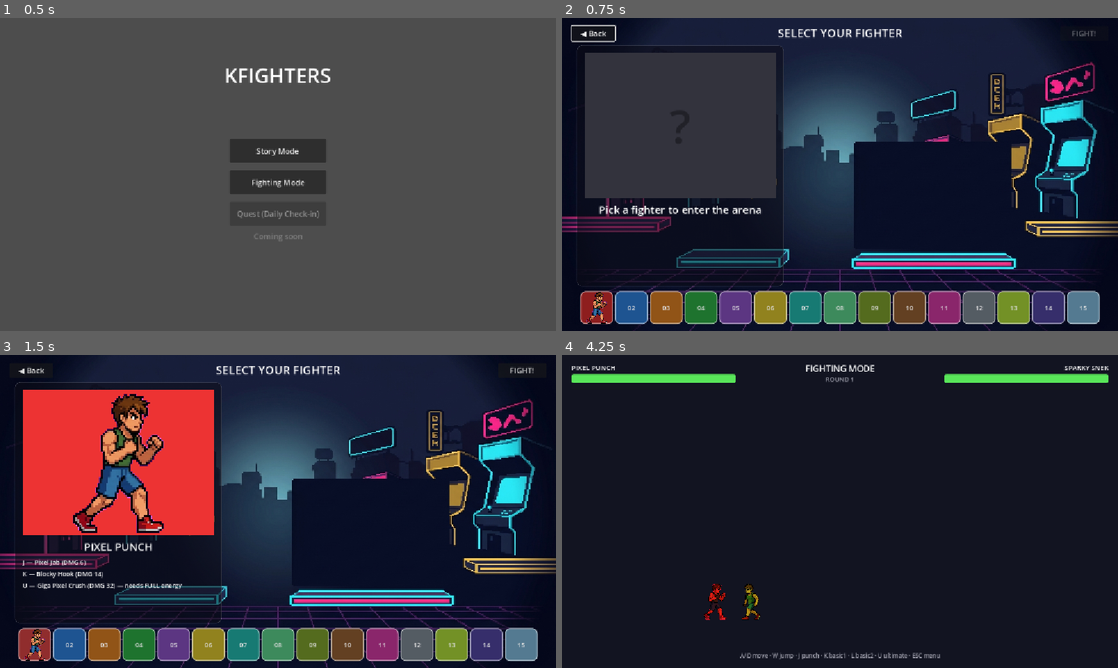
Above: before the commit, frames 1-4 (two rows, left to right).
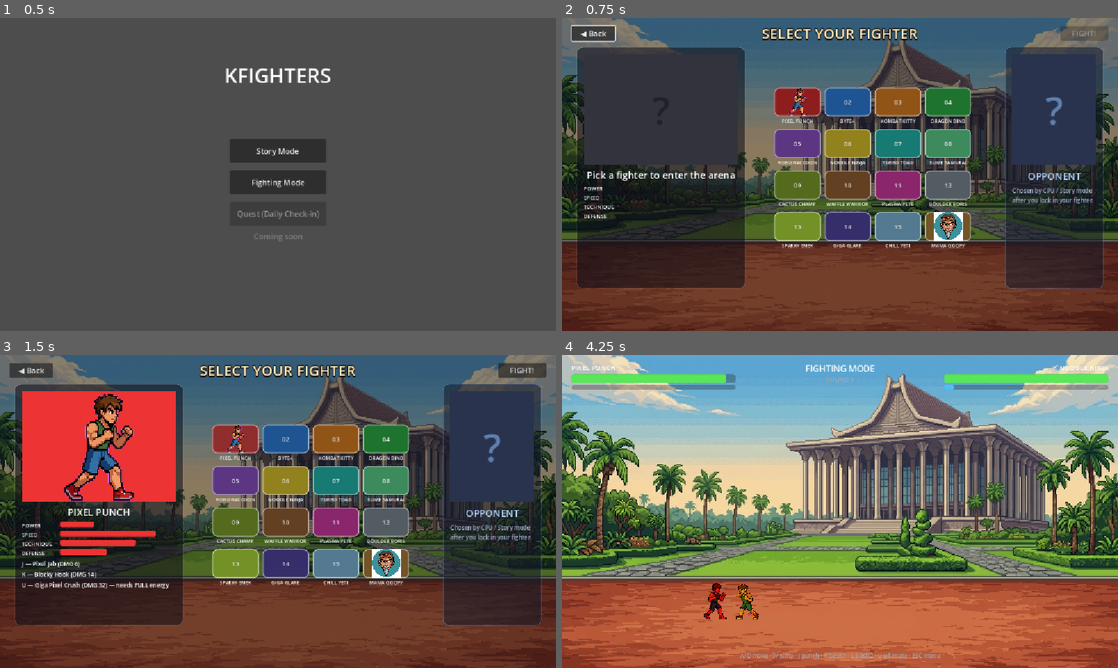
Above: after the commit, the same moments.

Repository: omnitrixdev/kfighters
Game: Godot game, scene res://screens/main_menu.tscn
Two runs of this game, one before a commit and one after it. Both use one fixed random seed, a clock stepped at 60 frames per second and the inputs below.
Inputs (mouse positions are in pixels of both pictures, inside the frame that each line leads up to; where the layout moved, square brackets give the same spot in the first picture):
- Up to frame 1 (0.5 s): no input
- Up to frame 2 (0.75 s): click "Fighting Mode" at 0.5 s
- Up to frame 3 (1.5 s): click (233, 439) [33, 646] at 1.25 s
- Up to frame 4 (4.25 s): click "FIGHT!" at 2 s; tap Enter at 2.75 s; move the mouse to (962, 495) at 2.77 s; hold D (right) 2.78-3.5 s; tap L (heavy) at 2.85 s; click (962, 495) at 2.92 s; tap Space at 3.02 s; drag from (728, 527) to (717, 602) at 3.52 s

Frame 1 is identical in both runs. In frame 2, 82% of the frame differs, in the area x 0-100%, y 0-100%; in frame 3, 87%; in frame 4, 97%.

Commit message:
feat: more assets are added

Diff:
--- a/data/roster.gd
+++ b/data/roster.gd
@@ -49,7 +49,75 @@
 			cd.portrait = load("res://assets/fighter/idle/idle_0.png")
 		_assign_moves(cd, i)
 		out.append(cd)
+	out.append(mama_goopy())
 	return out
+
+
+## Real Starter Cast entry: Indonesian parody fighter, full art (see
+## docs/user-prompts/mama-goopy.md for the prompt pack this art came from).
+static func mama_goopy() -> CharacterData:
+	var cd := CharacterData.new()
+	cd.id = "mama_goopy"
+	cd.display_name = "Mama Goopy"
+	cd.accent_color = Color(0.75, 0.55, 0.25)
+	cd.max_health = 105
+	cd.walk_speed = 190.0
+	cd.jump_force = 540.0
+	cd.weight = 1.15
+	cd.passive = CharacterData.Passive.IRON_SKIN
+	cd.portrait = load("res://char-images/mama-goopy/goopy-char-avatar.jpeg")
+	cd.sprite_frames = _build_goopy_sprite_frames()
+	cd.sprite_scale = Vector2(0.11, 0.11)
+	cd.sprite_offset = Vector2(0, -8)
+	cd.basic_1 = _move("Cane Sweep", MoveData.Kind.BASIC, 9, 7, 4, 11,
+		Vector2(160, -35), 13, 9, 0)
+	cd.basic_2 = _move("Double Cane Strike", MoveData.Kind.BASIC, 17, 12, 4, 17,
+		Vector2(260, -80), 21, 14, 0)
+	cd.ultimate = _move("Petrus Fury", MoveData.Kind.ULTIMATE, 34, 22, 6, 28,
+		Vector2(440, -170), 44, 0, 100)
+	return cd
+
+
+## Slices the 4x2 walk sheet into an 8-frame animation and builds the rest of
+## the SpriteFrames from single-pose art (see char-images/mama-goopy/).
+static func _build_goopy_sprite_frames() -> SpriteFrames:
+	var sf := SpriteFrames.new()
+	sf.remove_animation(&"default")
+
+	var idle_tex: Texture2D = load("res://char-images/mama-goopy/ready-stances.jpeg")
+	var punch_tex: Texture2D = load("res://char-images/mama-goopy/strike-with-wooden-stick.jpeg")
+	var ultimate_tex: Texture2D = load("res://char-images/mama-goopy/taunt.jpeg")
+	var walk_sheet: Texture2D = load("res://char-images/mama-goopy/8-walking-goopy.jpeg")
+
+	sf.add_animation(&"idle")
+	sf.set_animation_loop(&"idle", true)
+	sf.set_animation_speed(&"idle", 4.0)
+	sf.add_frame(&"idle", idle_tex)
+
+	sf.add_animation(&"walk")
+	sf.set_animation_loop(&"walk", true)
+	sf.set_animation_speed(&"walk", 10.0)
+	var cols := 4
+	var rows := 2
+	var cell := walk_sheet.get_size() / Vector2(cols, rows)
+	for row in rows:
+		for col in cols:
+			var atlas := AtlasTexture.new()
+			atlas.atlas = walk_sheet
+			atlas.region = Rect2(Vector2(col, row) * cell, cell)
+			sf.add_frame(&"walk", atlas)
+
+	sf.add_animation(&"punch")
+	sf.set_animation_loop(&"punch", false)
+	sf.set_animation_speed(&"punch", 12.0)
+	sf.add_frame(&"punch", punch_tex)
+
+	sf.add_animation(&"ultimate")
+	sf.set_animation_loop(&"ultimate", false)
+	sf.set_animation_speed(&"ultimate", 8.0)
+	sf.add_frame(&"ultimate", ultimate_tex)
+
+	return sf
 
 
 ## The 3 Starter Cast fighters (see CONTEXT.md), in FIGHTER_NAMES order.
--- a/fighter/fighter.gd
+++ b/fighter/fighter.gd
@@ -39,7 +39,13 @@
 func setup(data: CharacterData) -> void:
 	character_data = data
 	if character_data:
-		sprite.modulate = character_data.accent_color
+		sprite.scale = character_data.sprite_scale
+		sprite.offset = character_data.sprite_offset
+		if character_data.sprite_frames:
+			sprite.sprite_frames = character_data.sprite_frames
+			sprite.modulate = Color.WHITE
+		else:
+			sprite.modulate = character_data.accent_color
 
 
 func _ready() -> void:
--- a/resources/character_data.gd
+++ b/resources/character_data.gd
@@ -10,6 +10,8 @@
 @export var display_name: String
 @export var portrait: Texture2D
 @export var sprite_frames: SpriteFrames
+@export var sprite_scale: Vector2 = Vector2(0.17, 0.17)
+@export var sprite_offset: Vector2 = Vector2(0, -10)
 @export var accent_color: Color = Color.WHITE # placeholder while we have no art
 @export var passive: Passive = Passive.METER_RUSH
 
--- a/screens/arena.tscn
+++ b/screens/arena.tscn
@@ -2,6 +2,7 @@
 
 [ext_resource type="Script" path="res://screens/arena.gd" id="1_ar"]
 [ext_resource type="PackedScene" path="res://fighter/fighter.tscn" id="2_fg"]
+[ext_resource type="Texture2D" path="res://char-images/backgrounds/Gemini_Generated_Image_bclwkrbclwkrbclw.jpeg" id="3_bg"]
 
 [sub_resource type="RectangleShape2D" id="RectangleShape2D_floor"]
 size = Vector2(1400, 40)
@@ -26,13 +27,15 @@
 [node name="Background" type="CanvasLayer" parent="."]
 layer = -1
 
-[node name="Bg" type="ColorRect" parent="Background"]
+[node name="Bg" type="TextureRect" parent="Background"]
+texture = ExtResource("3_bg")
+expand_mode = 1
+stretch_mode = 6
 anchors_preset = 15
 anchor_right = 1.0
 anchor_bottom = 1.0
 grow_horizontal = 2
 grow_vertical = 2
-color = Color(0.07, 0.08, 0.13, 1)
 
 [node name="Floor" type="StaticBody2D" parent="."]
 position = Vector2(576, 560)
--- a/screens/character_select.gd
+++ b/screens/character_select.gd
@@ -1,6 +1,6 @@
 extends Control
 
-const CARD_SIZE := Vector2(68, 68)
+const CARD_SIZE := Vector2(96, 78)
 
 var _roster: Array[CharacterData] = []
 var _cards: Array[Button] = []
@@ -13,6 +13,10 @@
 @onready var _preview_bg: ColorRect = $Preview/Margin/Layout/PortraitBg
 @onready var _preview_portrait: TextureRect = $Preview/Margin/Layout/PortraitBg/Portrait
 @onready var _preview_initial: Label = $Preview/Margin/Layout/PortraitBg/Initial
+@onready var _power_bar: ProgressBar = $Preview/Margin/Layout/Stats/PowerRow/Bar
+@onready var _speed_bar: ProgressBar = $Preview/Margin/Layout/Stats/SpeedRow/Bar
+@onready var _technique_bar: ProgressBar = $Preview/Margin/Layout/Stats/TechniqueRow/Bar
+@onready var _defense_bar: ProgressBar = $Preview/Margin/Layout/Stats/DefenseRow/Bar
 @onready var _fight_button: Button = $FightButton
 @onready var _back_button: Button = $BackButton
 
@@ -31,9 +35,15 @@
 func _build_grid() -> void:
 	for i in _roster.size():
 		var data: CharacterData = _roster[i]
+		var cell := VBoxContainer.new()
+		cell.name = "Cell%02d" % (i + 1)
+		cell.custom_minimum_size = CARD_SIZE
+		cell.add_theme_constant_override("separation", 2)
+		cell.mouse_filter = Control.MOUSE_FILTER_IGNORE
+
 		var card := Button.new()
 		card.name = "Card%02d" % (i + 1)
-		card.custom_minimum_size = CARD_SIZE
+		card.custom_minimum_size = Vector2(CARD_SIZE.x, CARD_SIZE.y - 18)
 		card.tooltip_text = data.display_name
 		card.pressed.connect(_on_card.bind(i))
 		card.add_theme_stylebox_override("normal", _card_style(data.accent_color, false))
@@ -51,7 +61,16 @@
 		else:
 			card.text = "%02d" % (i + 1)
 			card.add_theme_font_size_override("font_size", 14)
-		_grid.add_child(card)
+		cell.add_child(card)
+
+		var label := Label.new()
+		label.text = data.display_name.to_upper()
+		label.horizontal_alignment = HORIZONTAL_ALIGNMENT_CENTER
+		label.clip_text = true
+		label.add_theme_font_size_override("font_size", 10)
+		cell.add_child(label)
+
+		_grid.add_child(cell)
 		_cards.append(card)
 
 
@@ -90,6 +109,16 @@
 		_preview_portrait.texture = data.portrait
 		_preview_initial.visible = data.portrait == null
 		_preview_initial.text = data.display_name.substr(0, 1).to_upper()
+
+		var fill := StyleBoxFlat.new()
+		fill.bg_color = data.accent_color
+		fill.set_corner_radius_all(3)
+		for bar in [_power_bar, _speed_bar, _technique_bar, _defense_bar]:
+			bar.add_theme_stylebox_override("fill", fill)
+		_power_bar.value = _stat_power(data)
+		_speed_bar.value = _stat_speed(data)
+		_technique_bar.value = _stat_technique(data)
+		_defense_bar.value = _stat_defense(data)
 	else:
 		_selected_label.text = "Pick a fighter to enter the arena"
 		_skills_label.text = ""
@@ -97,6 +126,27 @@
 		_preview_portrait.texture = null
 		_preview_initial.visible = true
 		_preview_initial.text = "?"
+		for bar in [_power_bar, _speed_bar, _technique_bar, _defense_bar]:
+			bar.value = 0.0
+
+
+## Stat bars are flavor readouts derived from combat data — there's no
+## dedicated "technique"/"defense" field on CharacterData.
+func _stat_power(data: CharacterData) -> float:
+	return clampf(remap(float(data.basic_2.damage), 8.0, 36.0, 10.0, 100.0), 10.0, 100.0)
+
+
+func _stat_speed(data: CharacterData) -> float:
+	return clampf(remap(data.walk_speed, 90.0, 245.0, 10.0, 100.0), 10.0, 100.0)
+
+
+func _stat_technique(data: CharacterData) -> float:
+	var avg_startup := (data.basic_1.startup_frames + data.basic_2.startup_frames) / 2.0
+	return clampf(remap(avg_startup, 4.0, 13.0, 100.0, 10.0), 10.0, 100.0)
+
+
+func _stat_defense(data: CharacterData) -> float:
+	return clampf(remap(float(data.max_health), 90.0, 120.0, 10.0, 100.0), 10.0, 100.0)
 
 
 func style_card(sb: StyleBoxFlat, selected: bool) -> void:
--- a/screens/character_select.tscn
+++ b/screens/character_select.tscn
@@ -1,7 +1,7 @@
-[gd_scene load_steps=3 format=3]
+[gd_scene load_steps=5 format=3]
 
 [ext_resource type="Script" path="res://screens/character_select.gd" id="1_cs"]
-[ext_resource type="Texture2D" path="res://assets/background.jpeg" id="2_bg"]
+[ext_resource type="Texture2D" path="res://char-images/backgrounds/Gemini_Generated_Image_bclwkrbclwkrbclw.jpeg" id="2_bg"]
 
 [sub_resource type="StyleBoxFlat" id="StyleBoxFlat_panel"]
 bg_color = Color(0.05, 0.05, 0.09, 0.55)
@@ -15,6 +15,18 @@
 corner_radius_bottom_right = 12
 corner_radius_bottom_left = 12
 
+[sub_resource type="StyleBoxFlat" id="StyleBoxFlat_opponent_panel"]
+bg_color = Color(0.08, 0.1, 0.16, 0.55)
+border_color = Color(0.3, 0.55, 0.95, 0.35)
+border_width_left = 1
+border_width_top = 1
+border_width_right = 1
+border_width_bottom = 1
+corner_radius_top_left = 12
+corner_radius_top_right = 12
+corner_radius_bottom_right = 12
+corner_radius_bottom_left = 12
+
 [node name="CharacterSelect" type="Control"]
 layout_mode = 3
 anchors_preset = 15
@@ -35,42 +47,57 @@
 expand_mode = 1
 stretch_mode = 6
 
+[node name="Dim" type="ColorRect" parent="."]
+layout_mode = 1
+anchors_preset = 15
+anchor_right = 1.0
+anchor_bottom = 1.0
+grow_horizontal = 2
+grow_vertical = 2
+color = Color(0.02, 0.02, 0.04, 0.45)
+
 [node name="Title" type="Label" parent="."]
 layout_mode = 1
 anchors_preset = 5
 anchor_left = 0.5
 anchor_right = 0.5
-offset_left = -240.0
-offset_top = 14.0
-offset_right = 240.0
-offset_bottom = 46.0
+offset_left = -260.0
+offset_top = 10.0
+offset_right = 260.0
+offset_bottom = 50.0
 grow_horizontal = 2
 text = "SELECT YOUR FIGHTER"
 horizontal_alignment = 1
-theme_override_font_sizes/font_size = 24
+theme_override_font_sizes/font_size = 30
+theme_override_colors/font_color = Color(1, 0.93, 0.75, 1)
+theme_override_colors/font_outline_color = Color(0.1, 0.05, 0.02, 1)
+theme_override_constants/outline_size = 6
+theme_override_colors/font_shadow_color = Color(0, 0, 0, 0.6)
+theme_override_constants/shadow_offset_x = 0
+theme_override_constants/shadow_offset_y = 3
 
 [node name="Preview" type="PanelContainer" parent="."]
 layout_mode = 0
 offset_left = 30.0
-offset_top = 56.0
-offset_right = 460.0
-offset_bottom = 556.0
+offset_top = 60.0
+offset_right = 380.0
+offset_bottom = 560.0
 theme_override_styles/panel = SubResource("StyleBoxFlat_panel")
 
 [node name="Margin" type="MarginContainer" parent="Preview"]
 layout_mode = 2
-theme_override_constants/margin_left = 16
-theme_override_constants/margin_top = 16
-theme_override_constants/margin_right = 16
-theme_override_constants/margin_bottom = 16
+theme_override_constants/margin_left = 14
+theme_override_constants/margin_top = 14
+theme_override_constants/margin_right = 14
+theme_override_constants/margin_bottom = 14
 
 [node name="Layout" type="VBoxContainer" parent="Preview/Margin"]
 layout_mode = 2
-theme_override_constants/separation = 8
+theme_override_constants/separation = 6
 
 [node name="PortraitBg" type="ColorRect" parent="Preview/Margin/Layout"]
 layout_mode = 2
-custom_minimum_size = Vector2(0, 300)
+custom_minimum_size = Vector2(0, 230)
 size_flags_vertical = 3
 color = Color(0.55, 0.55, 0.62, 1)
 
@@ -94,31 +121,160 @@
 text = "?"
 horizontal_alignment = 1
 vertical_alignment = 1
-theme_override_font_sizes/font_size = 96
+theme_override_font_sizes/font_size = 80
 theme_override_colors/font_color = Color(0, 0, 0, 0.35)
 
 [node name="Name" type="Label" parent="Preview/Margin/Layout"]
 layout_mode = 2
 text = "Pick a fighter to enter the arena"
 horizontal_alignment = 1
-theme_override_font_sizes/font_size = 22
+theme_override_font_sizes/font_size = 20
+
+[node name="Stats" type="VBoxContainer" parent="Preview/Margin/Layout"]
+layout_mode = 2
+theme_override_constants/separation = 3
+
+[node name="PowerRow" type="HBoxContainer" parent="Preview/Margin/Layout/Stats"]
+layout_mode = 2
+theme_override_constants/separation = 6
+
+[node name="Label" type="Label" parent="Preview/Margin/Layout/Stats/PowerRow"]
+layout_mode = 2
+custom_minimum_size = Vector2(74, 0)
+text = "POWER"
+theme_override_font_sizes/font_size = 11
+
+[node name="Bar" type="ProgressBar" parent="Preview/Margin/Layout/Stats/PowerRow"]
+layout_mode = 2
+size_flags_horizontal = 3
+custom_minimum_size = Vector2(0, 12)
+max_value = 100.0
+value = 0.0
+show_percentage = false
+
+[node name="SpeedRow" type="HBoxContainer" parent="Preview/Margin/Layout/Stats"]
+layout_mode = 2
+theme_override_constants/separation = 6
+
+[node name="Label" type="Label" parent="Preview/Margin/Layout/Stats/SpeedRow"]
+layout_mode = 2
+custom_minimum_size = Vector2(74, 0)
+text = "SPEED"
+theme_override_font_sizes/font_size = 11
+
+[node name="Bar" type="ProgressBar" parent="Preview/Margin/Layout/Stats/SpeedRow"]
+layout_mode = 2
+size_flags_horizontal = 3
+custom_minimum_size = Vector2(0, 12)
+max_value = 100.0
+value = 0.0
+show_percentage = false
+
+[node name="TechniqueRow" type="HBoxContainer" parent="Preview/Margin/Layout/Stats"]
+layout_mode = 2
+theme_override_constants/separation = 6
+
+[node name="Label" type="Label" parent="Preview/Margin/Layout/Stats/TechniqueRow"]
+layout_mode = 2
+custom_minimum_size = Vector2(74, 0)
+text = "TECHNIQUE"
+theme_override_font_sizes/font_size = 11
+
+[node name="Bar" type="ProgressBar" parent="Preview/Margin/Layout/Stats/TechniqueRow"]
+layout_mode = 2
+size_flags_horizontal = 3
+custom_minimum_size = Vector2(0, 12)
+max_value = 100.0
+value = 0.0
+show_percentage = false
+
+[node name="DefenseRow" type="HBoxContainer" parent="Preview/Margin/Layout/Stats"]
+layout_mode = 2
+theme_override_constants/separation = 6
+
+[node name="Label" type="Label" parent="Preview/Margin/Layout/Stats/DefenseRow"]
+layout_mode = 2
+custom_minimum_size = Vector2(74, 0)
+text = "DEFENSE"
+theme_override_font_sizes/font_size = 11
+
+[node name="Bar" type="ProgressBar" parent="Preview/Margin/Layout/Stats/DefenseRow"]
+layout_mode = 2
+size_flags_horizontal = 3
+custom_minimum_size = Vector2(0, 12)
+max_value = 100.0
+value = 0.0
+show_percentage = false
 
 [node name="Skills" type="Label" parent="Preview/Margin/Layout"]
 layout_mode = 2
 size_flags_vertical = 3
 text = ""
-theme_override_font_sizes/font_size = 13
-theme_override_constants/line_spacing = 6
+theme_override_font_sizes/font_size = 12
+theme_override_constants/line_spacing = 5
 
 [node name="Grid" type="GridContainer" parent="."]
 layout_mode = 0
-offset_left = 38.0
-offset_top = 566.0
-offset_right = 1114.0
-offset_bottom = 638.0
-theme_override_constants/h_separation = 4
-theme_override_constants/v_separation = 4
-columns = 15
+offset_left = 440.0
+offset_top = 144.0
+offset_right = 848.0
+offset_bottom = 480.0
+theme_override_constants/h_separation = 8
+theme_override_constants/v_separation = 8
+columns = 4
+
+[node name="OpponentPreview" type="PanelContainer" parent="."]
+layout_mode = 0
+offset_left = 918.0
+offset_top = 60.0
+offset_right = 1122.0
+offset_bottom = 560.0
+theme_override_styles/panel = SubResource("StyleBoxFlat_opponent_panel")
+
+[node name="Margin" type="MarginContainer" parent="OpponentPreview"]
+layout_mode = 2
+theme_override_constants/margin_left = 14
+theme_override_constants/margin_top = 14
+theme_override_constants/margin_right = 14
+theme_override_constants/margin_bottom = 14
+
+[node name="Layout" type="VBoxContainer" parent="OpponentPreview/Margin"]
+layout_mode = 2
+theme_override_constants/separation = 8
+
+[node name="QBg" type="ColorRect" parent="OpponentPreview/Margin/Layout"]
+layout_mode = 2
+custom_minimum_size = Vector2(0, 230)
+size_flags_vertical = 3
+color = Color(0.16, 0.2, 0.3, 1)
+
+[node name="QMark" type="Label" parent="OpponentPreview/Margin/Layout/QBg"]
+layout_mode = 1
+anchors_preset = 15
+anchor_right = 1.0
+anchor_bottom = 1.0
+grow_horizontal = 2
+grow_vertical = 2
+text = "?"
+horizontal_alignment = 1
+vertical_alignment = 1
+theme_override_font_sizes/font_size = 80
+theme_override_colors/font_color = Color(0.55, 0.75, 1, 0.55)
+
+[node name="OpponentLabel" type="Label" parent="OpponentPreview/Margin/Layout"]
+layout_mode = 2
+text = "OPPONENT"
+horizontal_alignment = 1
+theme_override_font_sizes/font_size = 20
+theme_override_colors/font_color = Color(0.7, 0.82, 1, 1)
+
+[node name="OpponentHint" type="Label" parent="OpponentPreview/Margin/Layout"]
+layout_mode = 2
+size_flags_vertical = 3
+text = "Chosen by CPU / Story mode after you lock in your fighter."
+autowrap_mode = 2
+theme_override_font_sizes/font_size = 12
+theme_override_colors/font_color = Color(0.65, 0.7, 0.8, 1)
 
 [node name="BackButton" type="Button" parent="."]
 layout_mode = 0
Binary file added: char-images/backgrounds/Gemini_Generated_Image_bclwkrbclwkrbclw.jpeg
Not shown, added: char-images/backgrounds/Gemini_Generated_Image_bclwkrbclwkrbclw.jpeg.import
Binary file added: char-images/mama-goopy/8-walking-goopy.jpeg
Not shown, added: char-images/mama-goopy/8-walking-goopy.jpeg.import
Binary file added: char-images/mama-goopy/goopy-char-avatar.jpeg
Not shown, added: char-images/mama-goopy/goopy-char-avatar.jpeg.import
Binary file added: char-images/mama-goopy/pose.jpeg
Not shown, added: char-images/mama-goopy/pose.jpeg.import
Binary file added: char-images/mama-goopy/ready-stances.jpeg
Not shown, added: char-images/mama-goopy/ready-stances.jpeg.import
Binary file added: char-images/mama-goopy/strike-with-wooden-stick.jpeg
Not shown, added: char-images/mama-goopy/strike-with-wooden-stick.jpeg.import
(and 3 more such lines)
